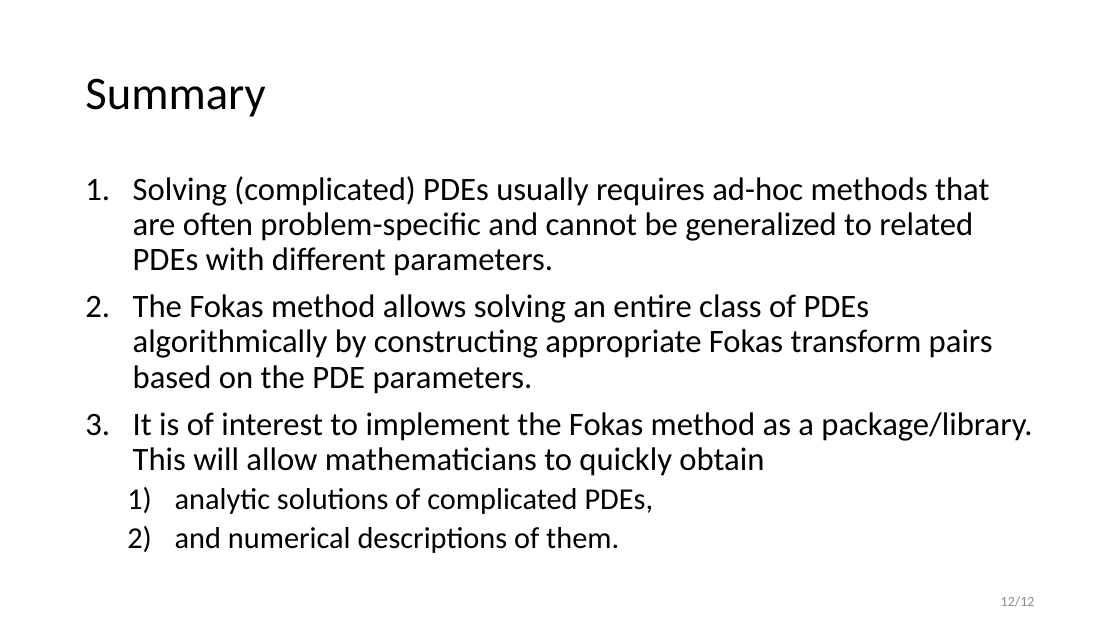
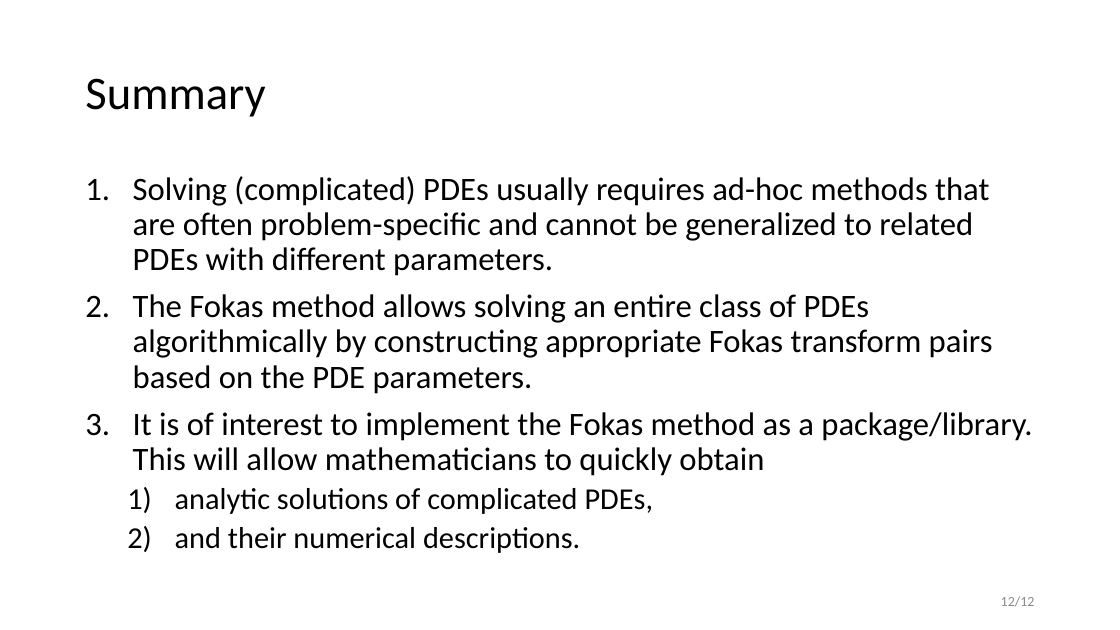
Before and after one commit to largecats/capstone-project, a slide deck: slide 12 of presentation/presentation.pptx. Drawn at 1120x630 pixels with LibreOffice and Linux fonts; fonts in the diff are those of the drawing. Boxes give left, top, right and bottom in pixels: in the first picture for what was removed or moved away, otherwise in the second. Text is boxed around its words. In the diff, an @@ line names an element or a change of style, - is before the commit and + after.

```diff
--- a/presentation/presentation.pptx
+++ b/presentation/presentation.pptx
@@ text at (175,527,580,553): text changed @@
-  2) and numerical descriptions of them.
+  2) and their numerical descriptions.
```
Also in this commit, not shown: 1 other slide changed, 1 other file.
